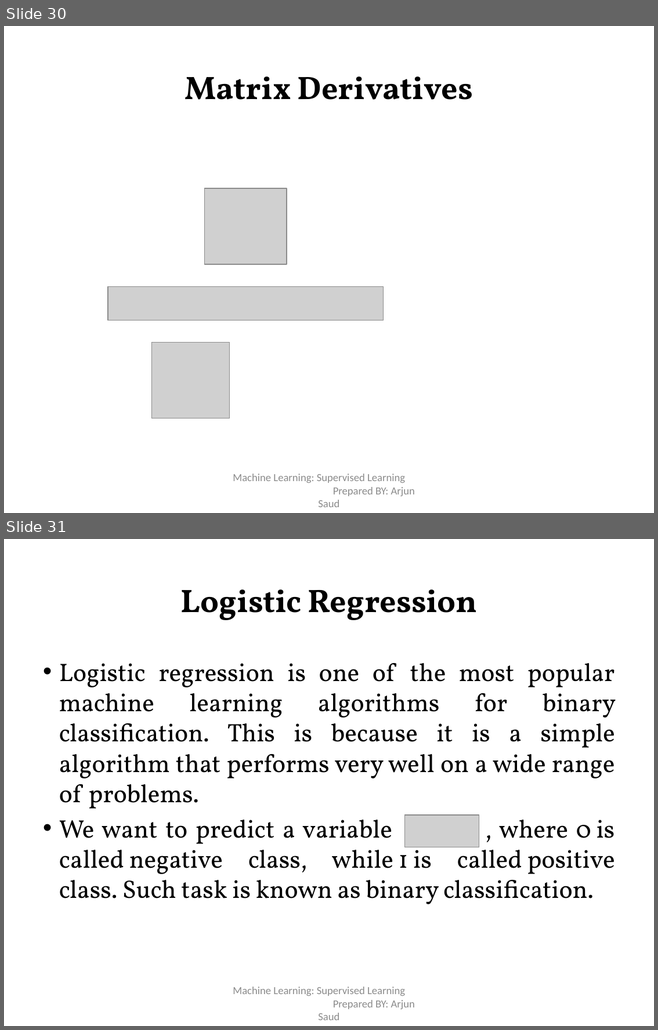
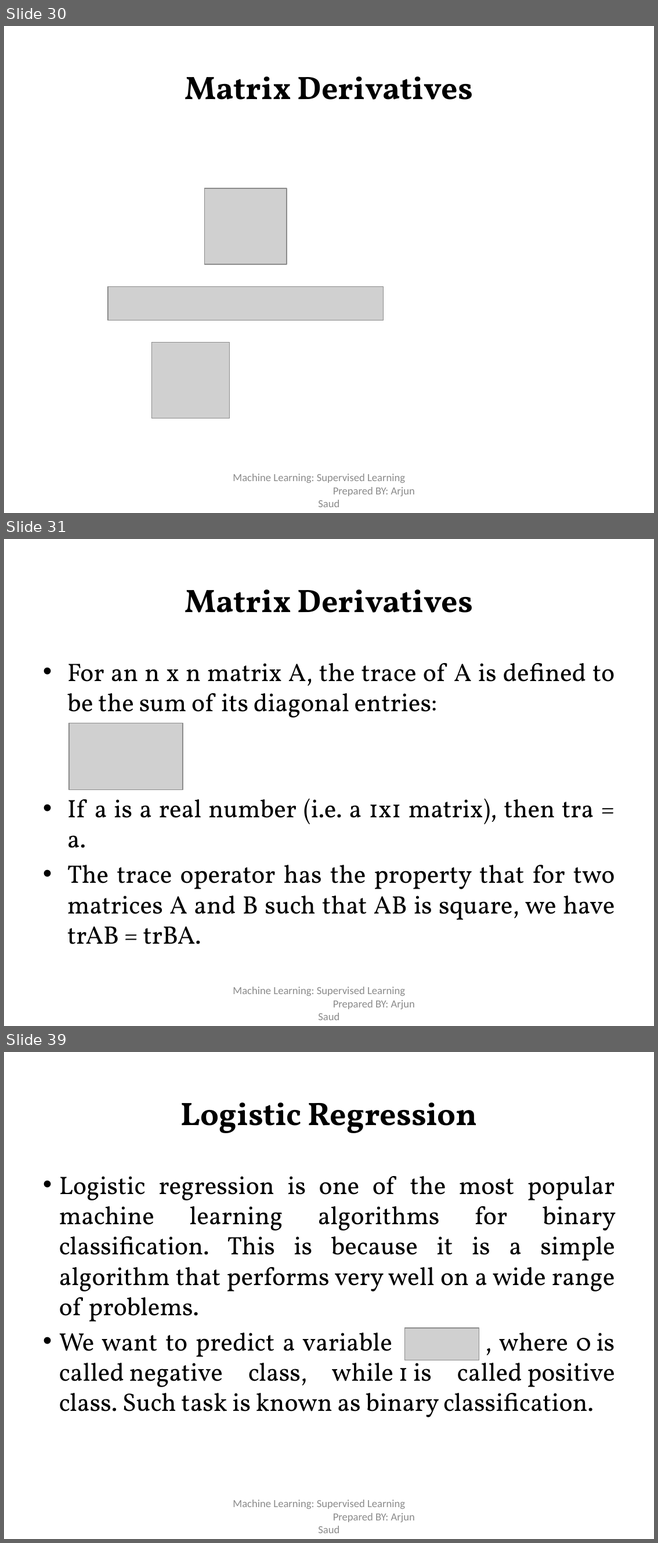
Before and after one commit to risav55/notes, a slide deck: Second Semester/ML/Unit -2 Supervised Learning.pptx. Shown one above the other, each under a label of ours: slides 30 and 31 before the commit, slides 30, 31 and 39 after it; the slides between them are not shown. The pictures are 658x1030 and 658x1543 pixels, drawn with LibreOffice and Linux fonts; fonts in the diff are those of the drawing; grey boxes stand for pictures. Boxes give left, top, right and bottom in pixels: in the first picture for what was removed or moved away, otherwise in the second. Text is boxed around its words. In the diff, an @@ line names an element or a change of style, - is before the commit and + after.

```diff
--- a/Second Semester/ML/Unit -2 Supervised Learning.pptx
+++ b/Second Semester/ML/Unit -2 Supervised Learning.pptx
@@ slide 31 added at (4,539,654,1026), background #FFFFFF @@
@@ title added at (185,589,473,613), 36 pt, text #000000, bold @@
+Matrix Derivatives
@@ text added at (67,663,615,944), 28 pt, text #000000 @@
+• For an n x n matrix A, the trace of A is defined to be the sum of its diagonal entries:
+• If a is a real number (i.e. a 1x1 matrix), then tra = a.
+• The trace operator has the property that for two matrices A and B such that AB is square, we have trAB = trBA.
@@ picture added at (69,723,183,790) @@
@@ text added at (233,987,415,1020), 12 pt, text #8C8C8C @@
+Machine Learning: Supervised Learning Prepared BY: Arjun Saud
@@ what was slide 31 is now slide 39 @@
```
Also in this commit, not shown: 6 slides changed, 13 other slides added, 5 other files.
